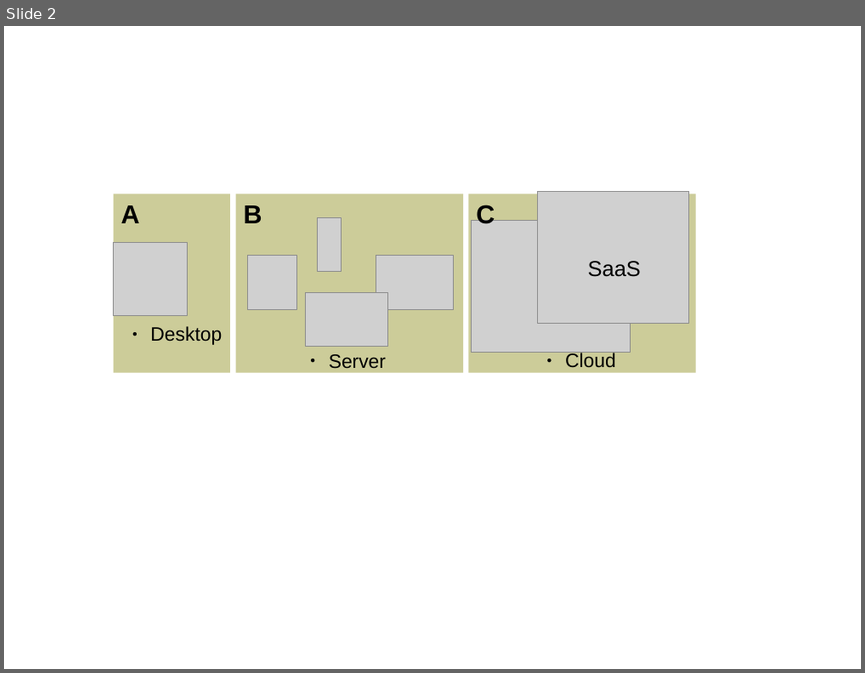
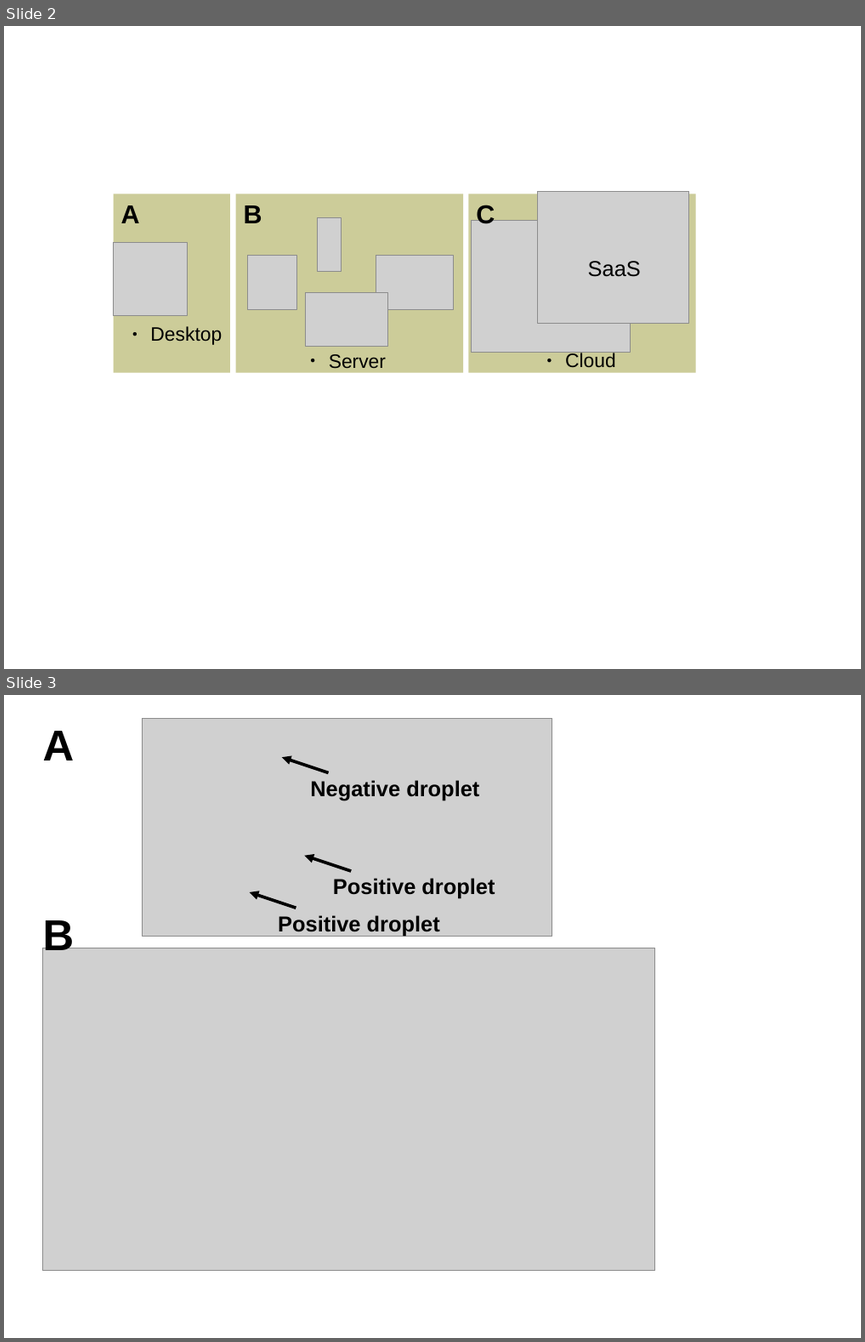
Before and after one commit to michbur/qPCR_workflow, a slide deck: workflow.odp. Shown one above the other, each under a label of ours: slide 2 before the commit, slides 2 and 3 after it. The pictures are 865x673 and 865x1342 pixels, drawn with LibreOffice and Linux fonts; fonts in the diff are those of the drawing; grey boxes stand for pictures. Boxes give left, top, right and bottom in pixels: in the first picture for what was removed or moved away, otherwise in the second. Text is boxed around its words. In the diff, an @@ line names an element or a change of style, - is before the commit and + after.

```diff
--- a/workflow.odp
+++ b/workflow.odp
@@ slide 3 added at bbox=[4, 695, 861, 1338], background #FFFFFF @@
@@ picture added at bbox=[142, 718, 552, 936] @@
@@ text added at bbox=[43, 731, 75, 760], 40 pt, text #000000, bold @@
+A
@@ arrow added from (328, 772) to (282, 757), #000000 2.83 pt @@
@@ text added at bbox=[310, 780, 479, 800], 20 pt, text #000000, bold @@
+Negative droplet
@@ arrow added from (351, 871) to (304, 855), #000000 2.83 pt @@
@@ arrow added from (296, 908) to (250, 892), #000000 2.83 pt @@
@@ text added at bbox=[333, 878, 494, 899], 20 pt, text #000000, bold @@
+Positive droplet
@@ text added at bbox=[43, 916, 75, 950], 40 pt, text #000000, bold @@
+B
@@ text added at bbox=[278, 915, 440, 936], 20 pt, text #000000, bold @@
+Positive droplet
@@ picture added at bbox=[43, 947, 655, 1270] @@
```
Also in this commit, not shown: 8 other files.
